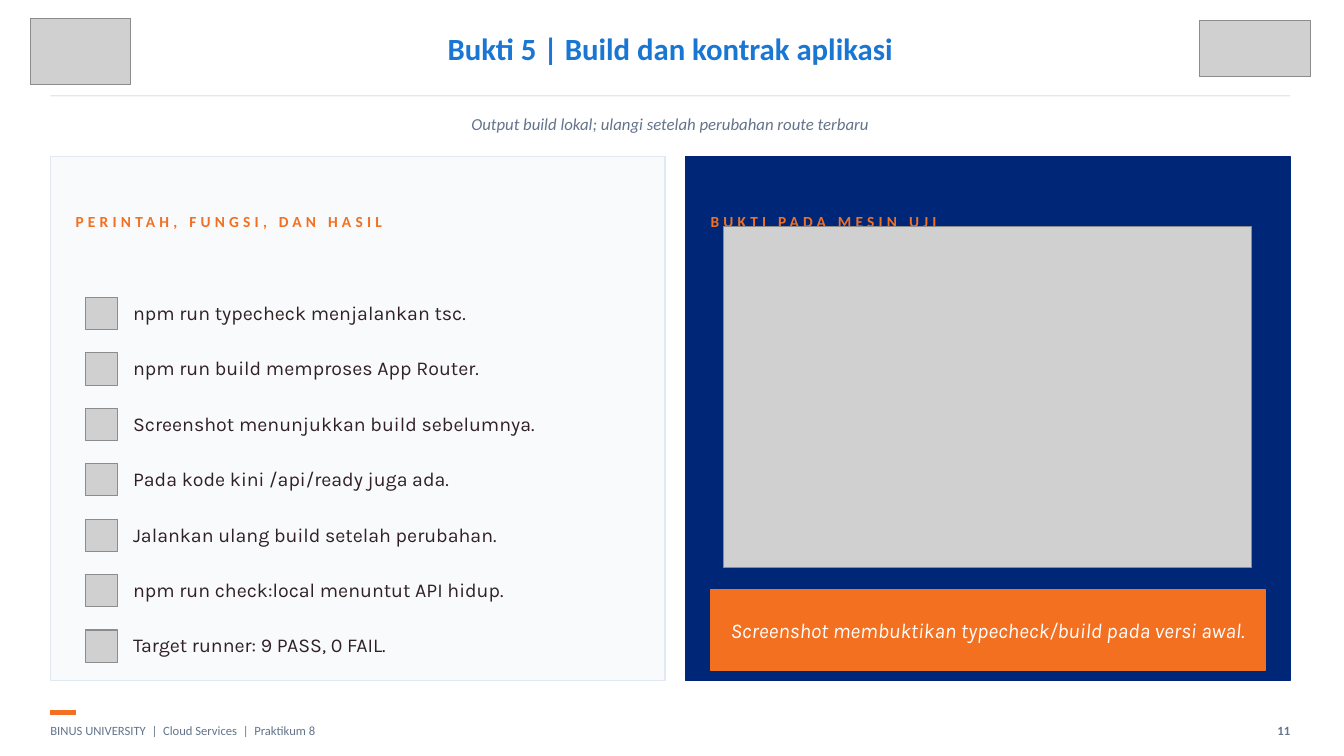
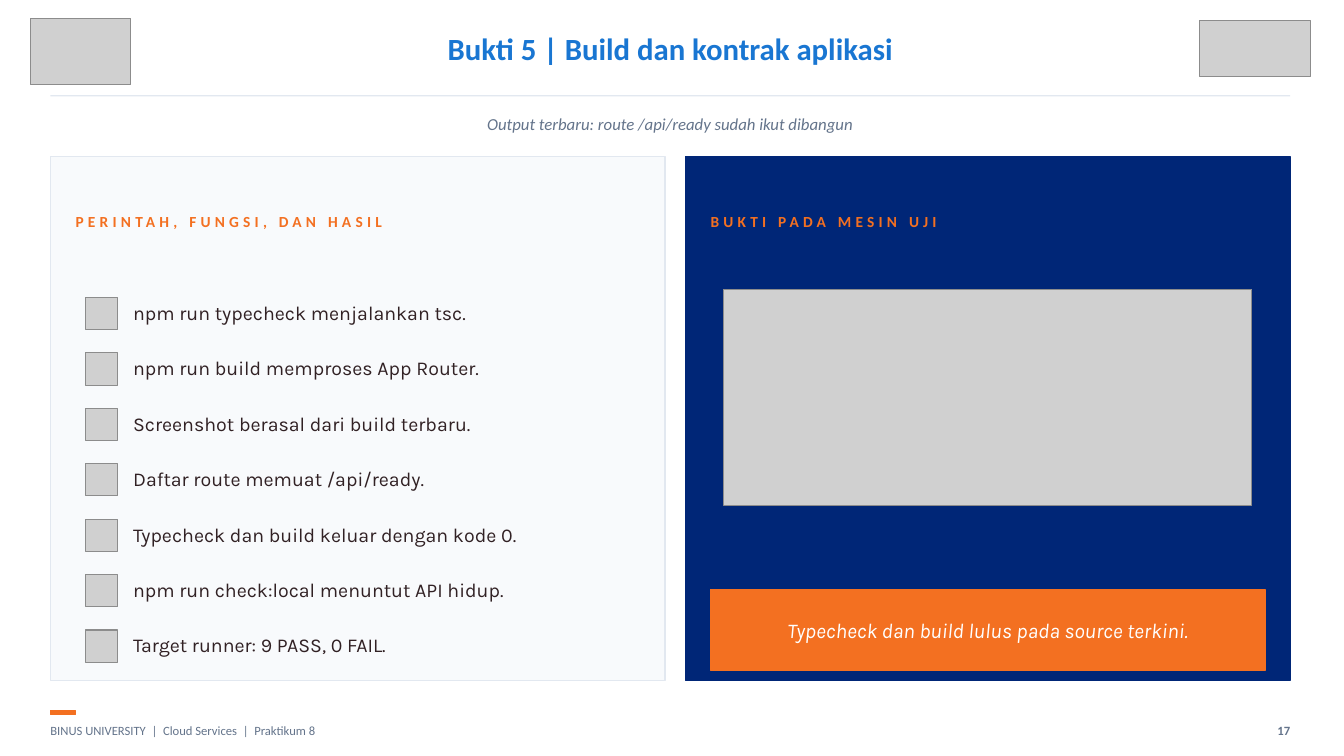
Before and after one commit to SeedFlora/meet8CloudService, a slide deck: slide 17 of slides/LAB08_Cloud_Notes_Nextjs_Bukti_Live.pptx (slide 11 before the commit). Drawn at 1344x756 pixels with LibreOffice and Linux fonts; fonts in the diff are those of the drawing; grey boxes stand for pictures. Boxes give left, top, right and bottom in pixels: in the first picture for what was removed or moved away, otherwise in the second. Text is boxed around its words. In the diff, an @@ line names an element or a change of style, - is before the commit and + after.

```diff
--- a/slides/LAB08_Cloud_Notes_Nextjs_Bukti_Live.pptx
+++ b/slides/LAB08_Cloud_Notes_Nextjs_Bukti_Live.pptx
@@ text at [487, 118, 852, 133]: text changed @@
-Output build lokal; ulangi setelah perubahan route terbaru
+Output terbaru: route /api/ready sudah ikut dibangun
@@ picture: place and size @@
-picture at [724, 227, 1252, 568]
+picture at [724, 289, 1252, 505]
@@ text at [133, 417, 470, 432]: text changed @@
-Screenshot menunjukkan build sebelumnya.
+Screenshot berasal dari build terbaru.
@@ text at [133, 471, 424, 491]: text changed @@
-Pada kode kini /api/ready juga ada.
+Daftar route memuat /api/ready.
@@ text at [133, 528, 516, 547]: text changed @@
-Jalankan ulang build setelah perubahan.
+Typecheck dan build keluar dengan kode 0.
@@ text at [787, 623, 1188, 643]: text changed @@
-Screenshot membuktikan typecheck/build pada versi awal.
+Typecheck dan build lulus pada source terkini.
@@ text at [1277, 727, 1290, 735]: text changed @@
-11
+17
```
Also in this commit, not shown: 8 other slides changed, 7 slides added, 26 other files.
